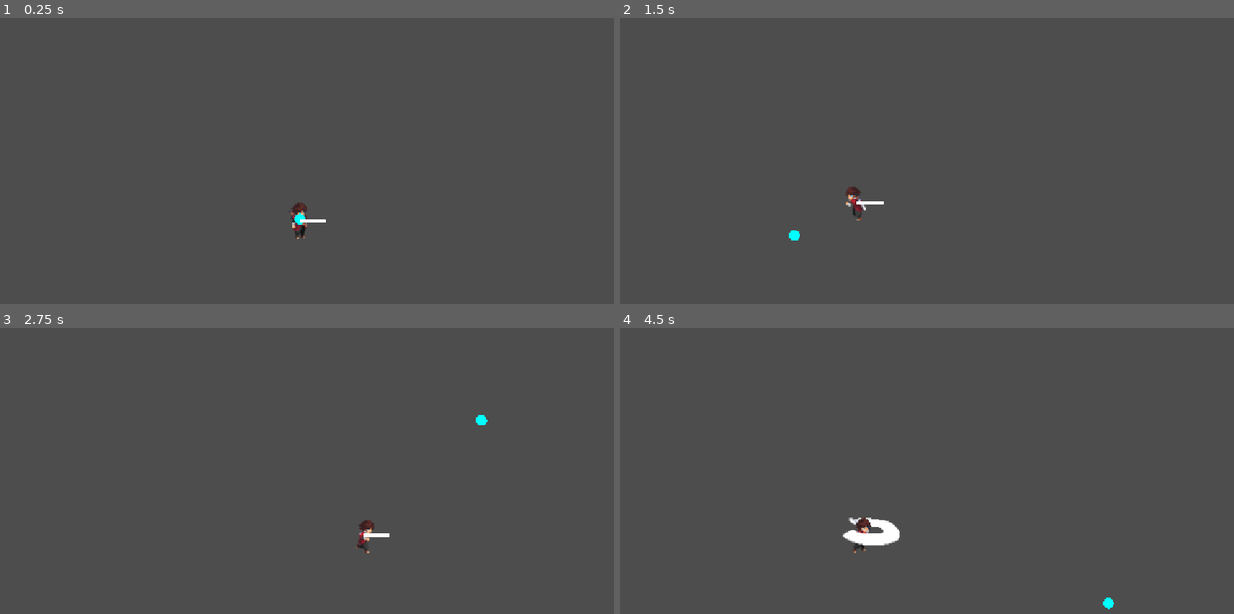
Above: before the commit, frames 1-4 (two rows, left to right).
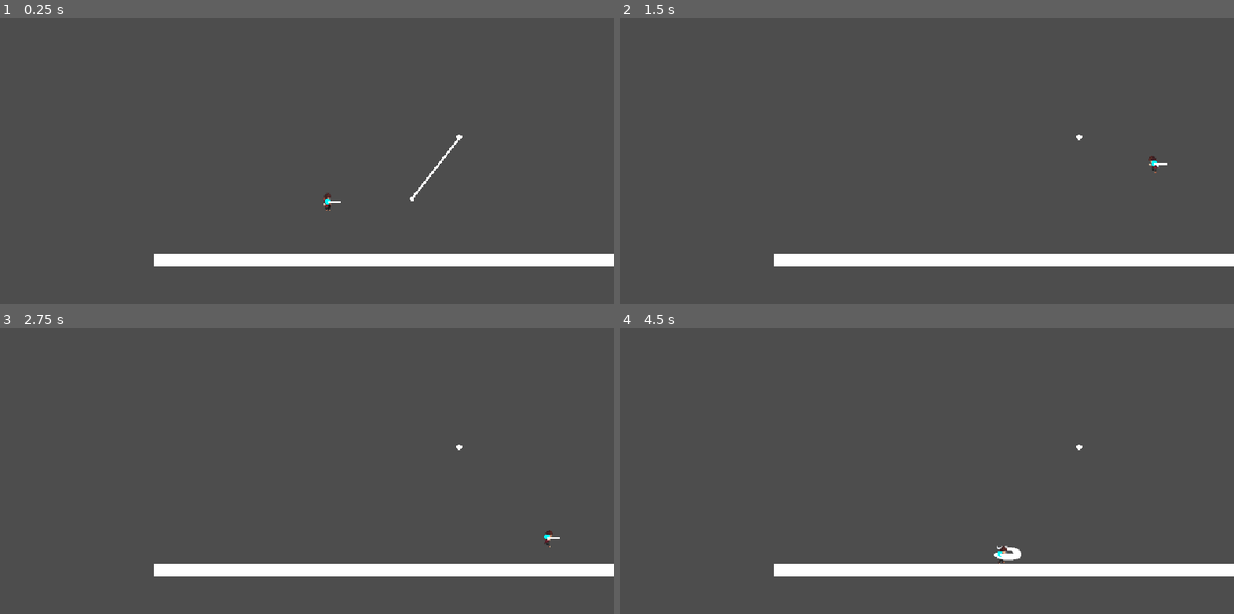
Above: after the commit, the same moments.

Repository: VBsaini/knification
Game: Godot game, scene res://Node/GameScene.tscn
Same seed, same stepped clock (60 frames per second), same inputs: the game is played once before the commit and once after it.
Inputs (mouse positions are in pixels of both pictures, inside the frame that each line leads up to):
- Up to frame 1 (0.25 s): no input
- Up to frame 2 (1.5 s): move the mouse to (1055, 169) at 0.52 s; hold A (right) from 0.53 s (still down); tap Q (grapple) at 0.6, 1.35 s; tap Space (jump) at 0.77 s; move the mouse to (791, 206) at 1.27 s
- Up to frame 3 (2.75 s): tap Space (jump) at 1.52 s; move the mouse to (362, 419) at 2.02 s; release A (right) at 2.03 s; hold D (left) from 2.03 s (still down); click (362, 419) at 2.1 s; tap Q (grapple) at 2.3 s
- Up to frame 4 (4.5 s): move the mouse to (890, 568) at 2.77 s; release D (left) at 2.78 s; hold A (right) 2.78-4.28 s; tap Q (grapple) at 2.85, 3.6 s; tap Space (jump) at 3.02, 3.77 s; move the mouse to (1111, 551) at 3.52 s; move the mouse to (730, 445) at 4.27 s; hold D (left) from 4.28 s (still down); click (730, 445) at 4.35 s

The runs differ from the first frame. In frame 1, 3.7% of the frame differs, in the area x 25-100%, y 40-87%; in frame 2, 3.6%; in frame 3, 3.6%; in frame 4, 4.2%, in the area x 25-100%, y 40-99%.

Commit message:
ADD: basic grapple system done

Diff:
--- a/Node/GameScene.tscn
+++ b/Node/GameScene.tscn
@@ -1,11 +1,36 @@
 [gd_scene format=3 uid="uid://dqym2eeduqhet"]
 
-[ext_resource type="PackedScene" uid="uid://c3dy6r8uhaq1o" path="res://Node/Floor.tscn" id="2_k77ap"]
 [ext_resource type="PackedScene" uid="uid://br1sb10hph8u2" path="res://Node/character.tscn" id="2_qm7pp"]
+[ext_resource type="PackedScene" uid="uid://bsda6qadphwuv" path="res://Pendulum.tscn" id="3_3gthw"]
+
+[sub_resource type="RectangleShape2D" id="RectangleShape2D_hlop7"]
+size = Vector2(874, 20)
+
+[sub_resource type="WorldBoundaryShape2D" id="WorldBoundaryShape2D_hlop7"]
+distance = 10.0
 
 [node name="GameScene" type="Node2D" unique_id=1260699251]
 
-[node name="Floor" parent="." unique_id=393382121 instance=ExtResource("2_k77ap")]
-position = Vector2(238, 104)
+[node name="Character" parent="." unique_id=759451273 instance=ExtResource("2_qm7pp")]
+position = Vector2(51, -4)
 
-[node name="Character" parent="." unique_id=759451273 instance=ExtResource("2_qm7pp")]
+[node name="Pendulum" parent="." unique_id=1440156762 instance=ExtResource("3_3gthw")]
+position = Vector2(293, -93)
+
+[node name="Camera2D" type="Camera2D" parent="." unique_id=1337513992]
+
+[node name="StaticBody2D" type="StaticBody2D" parent="." unique_id=981102468]
+position = Vector2(80, 131)
+
+[node name="CollisionShape2D" type="CollisionShape2D" parent="StaticBody2D" unique_id=771475369]
+position = Vector2(102, -2)
+shape = SubResource("RectangleShape2D_hlop7")
+
+[node name="ColorRect" type="ColorRect" parent="StaticBody2D" unique_id=853020738]
+offset_left = -347.0
+offset_top = -10.0
+offset_right = 540.0
+offset_bottom = 13.0
+
+[node name="CollisionShape2D2" type="CollisionShape2D" parent="StaticBody2D" unique_id=526361607]
+shape = SubResource("WorldBoundaryShape2D_hlop7")
--- a/Node/character.tscn
+++ b/Node/character.tscn
@@ -271,9 +271,5 @@
 position = Vector2(0, 1)
 shape = SubResource("CapsuleShape2D_hlop7")
 
-[node name="GrappleGun" parent="CharacterBody2D" unique_id=333260453 instance=ExtResource("6_8ds84")]
-
-[node name="Camera2D" type="Camera2D" parent="CharacterBody2D" unique_id=492803854]
-zoom = Vector2(2, 2)
-drag_horizontal_enabled = true
-drag_vertical_enabled = true
+[node name="GrappleGun" parent="CharacterBody2D" unique_id=333260453 node_paths=PackedStringArray("player") instance=ExtResource("6_8ds84")]
+player = NodePath("../..")
--- a/Pendulum.gd
+++ b/Pendulum.gd
@@ -1,53 +1,82 @@
 extends Node2D
+
+
+
+
+
 class_name Pendulum
 
-var pivot_point:Vector2
-@export var end_position:Vector2
-var arm_length:float
-var angle
-
-@export var gravity:float = 0.4 + 60
-@export var damping:float = 0.995
-
-var angular_velocity := 0.0
-var angular_acceleration := 0.0
+@export var grapple_anchor: StaticBody2D
+@export var player_anchor: RigidBody2D
+@export var rope: Line2D
 
 
-func set_start_position(startPos:Vector2, endPos:Vector2):
-	pivot_point = startPos
-	end_position = endPos
-	arm_length = Vector2.ZERO.distance_to(end_position-pivot_point)
-	angle = Vector2.ZERO.angle_to(end_position-pivot_point) - deg_to_rad(-90)
-	angular_acceleration = 0.0
-	angular_velocity = 0.0
-
-#funatart_position(global_position, end_position)
-
-func process_velocity(delta:float)->void:
-	angular_acceleration = ((-gravity*delta) / arm_length) * sin(angle)
-	angular_velocity += angular_acceleration
-	angular_velocity *= damping
-	angle += angular_velocity
 
 
-func add_angular_velocity(force:float)->void:
-	angular_velocity += force
 
-func _physics_process(delta: float) -> void:
-	game_input()
-	end_position = pivot_point + Vector2(arm_length*sin(angle), arm_length*cos(angle))
-	process_velocity(delta)
+@export var max_radius:float = 512
+
+
+
+func _ready() -> void:
+	add_to_group("grappling-hook-system")
+	rope.visible = true
+	player_anchor.visible = true
+
+
+
+
+
+func _process(delta: float) -> void:
+	rope.set_point_position(0, $GrappleAnchor.global_position * rope.global_transform)
+	rope.set_point_position(1, player_anchor.global_position * rope.global_transform)
+	#rope.points[0] = $GrappleAnchor.global_position * rope.global_transform
+	#rope.points[1] = player_anchor.global_position * rope.global_transform
+
+	for child in player_anchor.get_children():
+		if "position" in child:
+			child.position = Vector2(0,0)
+
+	if Input.is_action_pressed("right"):
+		if player_anchor.linear_velocity.length() < 200:
+			player_anchor.apply_central_impulse(
+				player_anchor.global_transform.x * 32
+			)
+	elif Input.is_action_pressed("left"):
+		if player_anchor.linear_velocity.length() < 200:
+			player_anchor.apply_central_impulse(
+				player_anchor.global_transform.x * -32
+			)
+
+
 	queue_redraw()
 
 
-func game_input() -> void:
-	var dir:float = 0.0
-	if Input.is_action_just_pressed("right"):
-		dir += 1
-	if Input.is_action_just_pressed("left"):
-		dir -= 1
-	add_angular_velocity(dir * 0.02)
 
-func _draw() -> void:
-	draw_line(Vector2.ZERO, end_position - pivot_point, Color.SADDLE_BROWN, 1.0, false)
-	draw_circle(end_position-pivot_point, 3, Color.RED)
+var player_original_parent: Node = null
+
+func attach_player(player: Node2D) -> int:
+	if self.global_position.distance_to(player.global_position) > max_radius or player_original_parent != null:
+		return -1;
+	player_original_parent = player.get_parent()
+	player_anchor.position = player.global_position
+	player.reparent(player_anchor)
+	player.position = Vector2.ZERO
+
+	rope.points[0] = $GrappleAnchor.global_position * rope.global_transform
+	rope.points[1] = player_anchor.global_position * rope.global_transform
+
+	rope.visible = true
+	player_anchor.visible = true
+
+	return 0
+
+func detach_player(player: Node2D) -> int:
+	if player_original_parent == null:
+		return -1
+	player.reparent(player_original_parent)
+	player.velocity = player_anchor.linear_velocity
+	player_original_parent = null
+	rope.visible = false
+	player_anchor.visible = false
+	return 0
--- a/Pendulum.tscn
+++ b/Pendulum.tscn
@@ -2,7 +2,42 @@
 
 [ext_resource type="Script" uid="uid://ctfcyinlfpkvy" path="res://Pendulum.gd" id="1_wtcfe"]
 
-[node name="Pendulum" type="Node2D" unique_id=1440156762]
+[sub_resource type="RectangleShape2D" id="RectangleShape2D_5k3vi"]
 
-[node name="Marker2D" type="Marker2D" parent="." unique_id=1375050740]
+[sub_resource type="CircleShape2D" id="CircleShape2D_hlop7"]
+
+[node name="Pendulum" type="Node2D" unique_id=1440156762 node_paths=PackedStringArray("grapple_anchor", "player_anchor", "rope")]
 script = ExtResource("1_wtcfe")
+grapple_anchor = NodePath("GrappleAnchor")
+player_anchor = NodePath("PlayerAnchor")
+rope = NodePath("Rope")
+
+[node name="GrappleAnchor" type="StaticBody2D" parent="." unique_id=1040596944]
+
+[node name="CollisionShape2D" type="CollisionShape2D" parent="GrappleAnchor" unique_id=740869011]
+shape = SubResource("RectangleShape2D_5k3vi")
+
+[node name="Polygon2D" type="Polygon2D" parent="GrappleAnchor" unique_id=579644835]
+polygon = PackedVector2Array(6.974491, -0.7295561, -0.77532196, -6.526659, -7.9149113, -0.85160017, -0.41255188, 6.7013617, 2.2900543, 2.7014952)
+uv = PackedVector2Array(1.5999756, -3.5996933, 1.5999756, -2.7996902, -21.600037, -3.5996933, -23.200043, 17.200302, -3.0517578e-05, 22.800308)
+
+[node name="PinJoint2D" type="PinJoint2D" parent="." unique_id=142906648]
+node_a = NodePath("../GrappleAnchor")
+node_b = NodePath("../PlayerAnchor")
+
+[node name="Rope" type="Line2D" parent="." unique_id=1966721922]
+position = Vector2(52, 52)
+points = PackedVector2Array(0, 0, -136, 101)
+width = 4.0
+
+[node name="PlayerAnchor" type="RigidBody2D" parent="." unique_id=948435847]
+position = Vector2(-102.8, 100.26)
+collision_layer = 0
+collision_mask = 0
+
+[node name="CollisionShape2D" type="CollisionShape2D" parent="PlayerAnchor" unique_id=1197217665]
+shape = SubResource("CircleShape2D_hlop7")
+
+[node name="Polygon2D" type="Polygon2D" parent="PlayerAnchor/CollisionShape2D" unique_id=1071699006]
+position = Vector2(-11, -100)
+polygon = PackedVector2Array(8, 96.00001, 8, 104.00001, 16.000008, 104.00001, 16.000008, 96.00001)
--- a/Scripts/character.gd
+++ b/Scripts/character.gd
@@ -7,7 +7,7 @@
 @export var ACCELERATION = 1500.0;
 @export var FRICTION = 2000.0;
 
-enum State {IDLE, WALKING, JUMPING, KNIFE}
+enum State {IDLE, WALKING, JUMPING, KNIFE, GRAPPLING}
 var currentState = State.IDLE
 
 
@@ -28,21 +28,26 @@
 		velocity.y = JUMP_VELOCITY
 
 	var direction := Input.get_axis("right", "left")
-	if direction:
-		if currentState != State.KNIFE:
-			currentState = State.WALKING
-		if direction != 0:
-			$AnimatedSprite2D.flip_h = (direction < 0)
-			velocity.x = move_toward(velocity.x, direction*SPEED, ACCELERATION*delta)
-	else:
-		if currentState != State.KNIFE:
-			currentState = State.IDLE
-		velocity.x = move_toward(velocity.x, 0, FRICTION * delta)
+	if currentState != State.GRAPPLING:
+		if direction:
+			if currentState != State.KNIFE:
+				currentState = State.WALKING
+			if direction != 0:
+				$AnimatedSprite2D.flip_h = (direction < 0)
+				velocity.x = move_toward(velocity.x, direction*SPEED, ACCELERATION*delta)
+		else:
+			if currentState != State.KNIFE:
+				currentState = State.IDLE
+			velocity.x = move_toward(velocity.x, 0, FRICTION * delta)
+
 
 	if Input.is_action_just_pressed("knife"):
 		currentState = State.KNIFE
-
+	if Input.is_action_just_pressed("grapple"):
+		#global_rotation = 0
+		currentState = State.GRAPPLING
 	Handle_State(currentState)
+	global_rotation = 0
 	move_and_slide()
 
 
--- a/Scripts/grapple_gun.gd
+++ b/Scripts/grapple_gun.gd
@@ -1,21 +1,28 @@
 extends Node2D
 
-var grapple: Pendulum = Pendulum.new()
+#var grapple: Pendulum = Pendulum.new()
 var world_mouse_pos:= get_global_mouse_position()
 var screen_mouse_pos
 
+@export var player:Node2D
+
+
+
 func _process(delta: float) -> void:
 	if Input.is_action_just_pressed("grapple"):
-		world_mouse_pos = get_global_mouse_position()
-		grapple.position = get_global_mouse_position() - global_position
-		grapple.set_start_position(global_position, world_mouse_pos)
-		queue_redraw()
-		add_child(grapple)
-		#look_at(get_global_mouse_position())
-	if Input.is_action_just_released("grapple"):
-		remove_child(grapple)
+		for grappling_hook_system in get_tree().get_nodes_in_group("grappling-hook-system"):
+			var success = grappling_hook_system.attach_player(self.get_parent())
+			if success == 0:
+				print("attached")
+				break
+	elif Input.is_action_just_released("grapple"):
+		for grappling_hook_system in get_tree().get_nodes_in_group("grappling-hook-system"):
+			var success = grappling_hook_system.detach_player(self.get_parent())
+			if success == 0:
+				print("deattached")
+				break
 	pass
 
 
 func _draw() -> void:
-	draw_circle(get_global_mouse_position() - global_position, 5, Color.AQUA)
+	draw_circle(position, 5, Color.AQUA)
